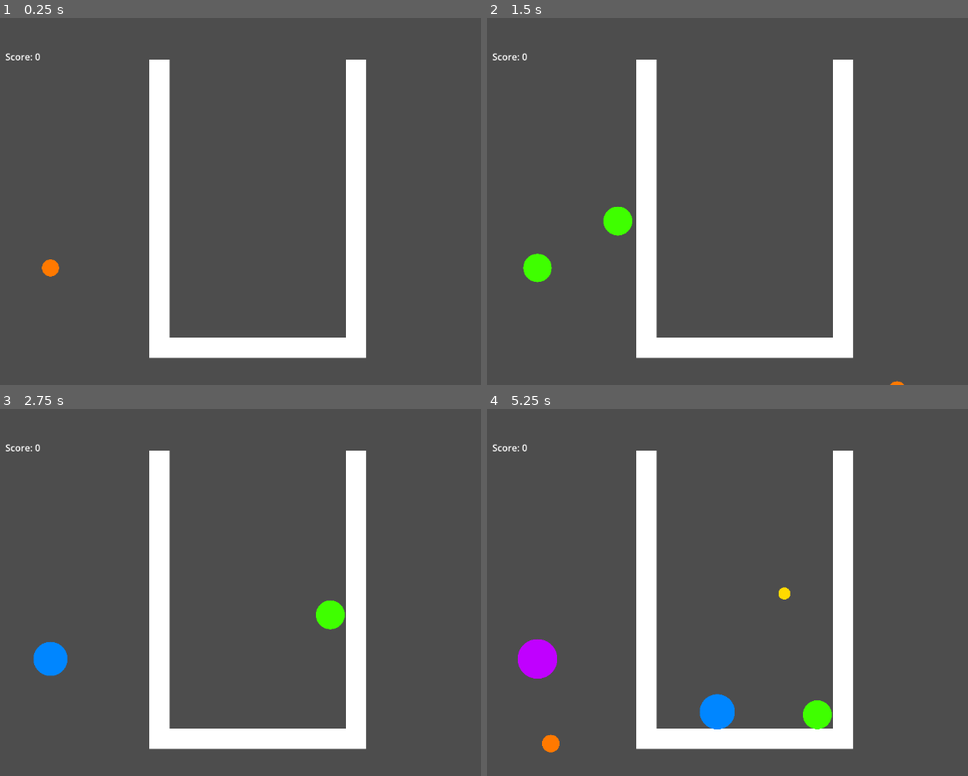
Above: before the commit, frames 1-4 (two rows, left to right).
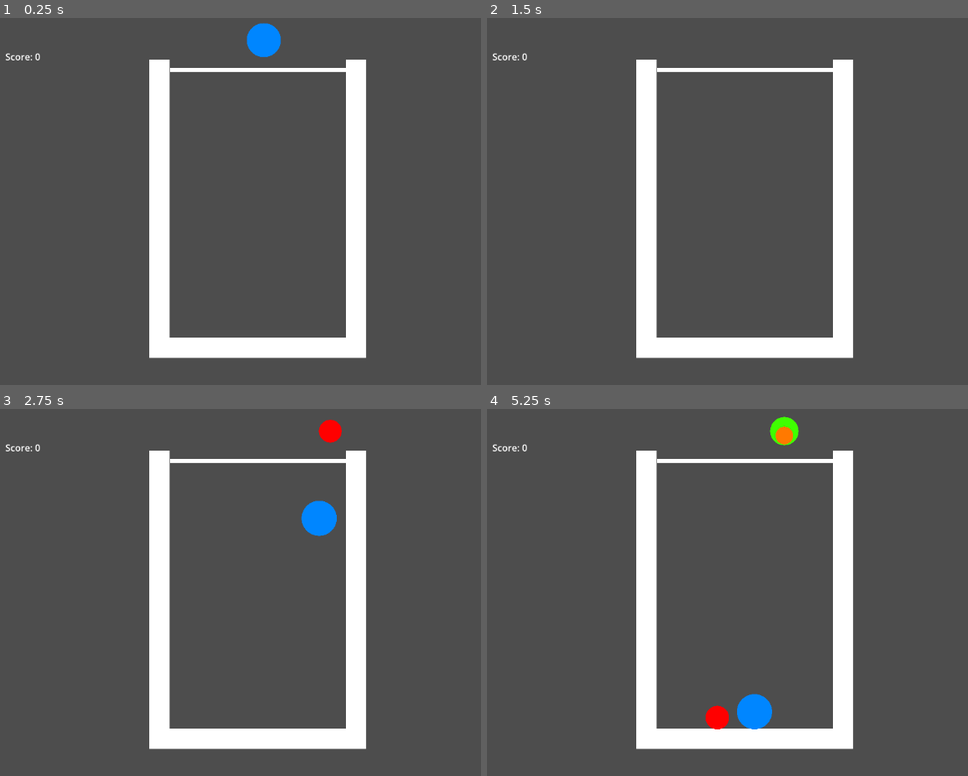
Above: after the commit, the same moments.

Repository: NickParamore/Merge-Game
Game: Godot game, scene res://main.tscn
The game is run twice, just before and just after one commit, with the same random seed, the same clock (stepped at 60 frames per second) and the same inputs.
Inputs (mouse positions are in pixels of both pictures, inside the frame that each line leads up to):
- Up to frame 1 (0.25 s): no input
- Up to frame 2 (1.5 s): tap Enter at 0.5 s; move the mouse to (895, 179) at 0.52 s; click (895, 179) at 0.6 s; move the mouse to (616, 216) at 1.27 s; click (616, 216) at 1.35 s
- Up to frame 3 (2.75 s): move the mouse to (331, 508) at 2.02 s; click (331, 508) at 2.1 s
- Up to frame 4 (5.25 s): move the mouse to (717, 662) at 2.77 s; click (717, 662) at 2.85 s; move the mouse to (948, 643) at 3.52 s; click (948, 643) at 3.6 s; move the mouse to (549, 533) at 4.27 s; click (549, 533) at 4.35 s; move the mouse to (785, 588) at 5.02 s; click (785, 588) at 5.1 s

The runs differ from the first frame. In frame 1, 1.1% of the frame differs, in the area x 8-72%, y 1-71%; in frame 2, 1.2%; in frame 3, 2.1%; in frame 4, 3.2%, in the area x 6-72%, y 2-94%.

Commit message:
new spawning and game over machanics

Diff:
--- /dev/null
+++ b/Area2D.gd
@@ -0,0 +1,29 @@
+extends Area2D
+
+var balls_in_area = {}  # Dictionary to track timers for each ball
+
+func _ready():
+	connect("body_entered", Callable(self, "_on_body_entered"))
+	connect("body_exited", Callable(self, "_on_body_exited"))
+
+func _on_body_entered(body):
+	if body is RigidBody2D and "ball_type" in body:
+		# Start a timer for this ball
+		var timer = Timer.new()
+		timer.wait_time = 5.0  # 5 seconds
+		timer.one_shot = true
+		add_child(timer)
+		timer.connect("timeout", Callable(self, "_on_timeout").bind(body))
+		timer.start()
+		balls_in_area[body] = timer  # Store the timer reference
+
+func _on_body_exited(body):
+	if body in balls_in_area:
+		# Remove and stop the timer if the ball leaves early
+		balls_in_area[body].queue_free()
+		balls_in_area.erase(body)
+
+func _on_timeout(ball):
+	if ball in balls_in_area:
+		print("Game Over! A ball stayed in the top area too long.")
+		get_tree().reload_current_scene()  # Restart the game
--- a/main.tscn
+++ b/main.tscn
@@ -1,6 +1,7 @@
-[gd_scene load_steps=6 format=3 uid="uid://cfj577ua1or27"]
+[gd_scene load_steps=10 format=3 uid="uid://cfj577ua1or27"]
 
 [ext_resource type="Script" path="res://scripts/main.gd" id="1_qy11b"]
+[ext_resource type="Script" path="res://Area2D.gd" id="2_1n4sn"]
 
 [sub_resource type="RectangleShape2D" id="RectangleShape2D_1ca67"]
 size = Vector2(35, 517)
@@ -11,6 +12,13 @@
 size = Vector2(35, 306)
 
 [sub_resource type="LabelSettings" id="LabelSettings_iawhg"]
+
+[sub_resource type="LabelSettings" id="LabelSettings_xeyjn"]
+
+[sub_resource type="RectangleShape2D" id="RectangleShape2D_i44ma"]
+size = Vector2(304, 7)
+
+[sub_resource type="CanvasTexture" id="CanvasTexture_5cp4r"]
 
 [node name="Node2D" type="Node2D"]
 script = ExtResource("1_qy11b")
@@ -61,3 +69,23 @@
 offset_right = 292.0
 offset_bottom = 90.0
 label_settings = SubResource("LabelSettings_iawhg")
+
+[node name="BestScore" type="Label" parent="."]
+offset_left = 148.0
+offset_top = 140.0
+offset_right = 280.0
+offset_bottom = 163.0
+label_settings = SubResource("LabelSettings_xeyjn")
+
+[node name="Area2D" type="Area2D" parent="."]
+position = Vector2(565, 137)
+script = ExtResource("2_1n4sn")
+
+[node name="CollisionShape2D" type="CollisionShape2D" parent="Area2D"]
+position = Vector2(1, -35)
+shape = SubResource("RectangleShape2D_i44ma")
+
+[node name="Sprite2D" type="Sprite2D" parent="Area2D"]
+position = Vector2(0.99999, -35)
+scale = Vector2(304, 7.00001)
+texture = SubResource("CanvasTexture_5cp4r")
--- a/scripts/main.gd
+++ b/scripts/main.gd
@@ -1,22 +1,27 @@
 extends Node2D
 
+# Only define the first 5 balls
 var ball_data = [
 	{"texture": preload("res://assets/ball.png"), "scene": preload("res://scenes/ball.tscn")},
 	{"texture": preload("res://assets/ball_2.png"), "scene": preload("res://scenes/ball_2.tscn")},
 	{"texture": preload("res://assets/ball_3.png"), "scene": preload("res://scenes/ball_3.tscn")},
 	{"texture": preload("res://assets/ball_4.png"), "scene": preload("res://scenes/ball_4.tscn")},
-	{"texture": preload("res://assets/ball_5.png"), "scene": preload("res://scenes/ball_5.tscn")},
-	{"texture": preload("res://assets/ball_6.png"), "scene": preload("res://scenes/ball_6.tscn")},
-	{"texture": preload("res://assets/ball_7.png"), "scene": preload("res://scenes/ball_7.tscn")}
+	{"texture": preload("res://assets/ball_5.png"), "scene": preload("res://scenes/ball_5.tscn")}
 ]
 
-var score = 0  # Keeps track of the player score
-@onready var score_label = $Score  # Reference to the Label node
-
+var score = 0
+@onready var score_label = $Score
 var rng = RandomNumberGenerator.new()
 var next_ball_index = 0
 
 @onready var preview_sprite: Sprite2D = $PreviewSprite  # Make sure this exists in your scene
+var spawn_allowed = false  # Flag to check if the mouse is in the valid spawn area
+
+# Define the spawn area (adjust based on your box's position)
+var spawn_area_top = 50   # Y position where spawning is allowed (top of the box)
+var spawn_area_bottom = 1000  # Fixed Y position where the ball will be dropped (bottom of the spawnable space)
+var spawn_area_left = 400  # Left side of the spawn area (adjust as needed)
+var spawn_area_right = 700  # Right side of the spawn area (adjust as needed)
 
 func _ready():
 	generate_next_ball_preview()
@@ -26,9 +31,22 @@
 	score += points
 	score_label.text = "Score: " + str(score)  # Update label text
 
-func _physics_process(delta: float) -> void:
-	if Input.is_action_just_pressed("Left Click"):
-		spawn_ball(get_global_mouse_position())
+func _process(delta):
+	var mouse_pos = get_global_mouse_position()
+
+	# Restrict preview movement to the spawn area (top of the box)
+	if mouse_pos.y >= spawn_area_top and mouse_pos.y <= spawn_area_bottom and mouse_pos.x >= spawn_area_left and mouse_pos.x <= spawn_area_right:
+		spawn_allowed = true
+		preview_sprite.position = Vector2(mouse_pos.x, spawn_area_top)  # Keep at drop height
+		preview_sprite.show()
+	else:
+		spawn_allowed = false
+		preview_sprite.hide()
+
+func _input(event):
+	if event is InputEventMouseButton and event.pressed:
+		if spawn_allowed:
+			spawn_ball(preview_sprite.position)
 
 func spawn_ball(pos: Vector2):
 	var ball_instance = ball_data[next_ball_index]["scene"].instantiate()
@@ -39,6 +57,7 @@
 	generate_next_ball_preview()
 
 func generate_next_ball_preview():
+	# Pick a random ball from the first 5
 	next_ball_index = rng.randi_range(0, ball_data.size() - 1)
 
 	var next_ball_texture = ball_data[next_ball_index]["texture"]
